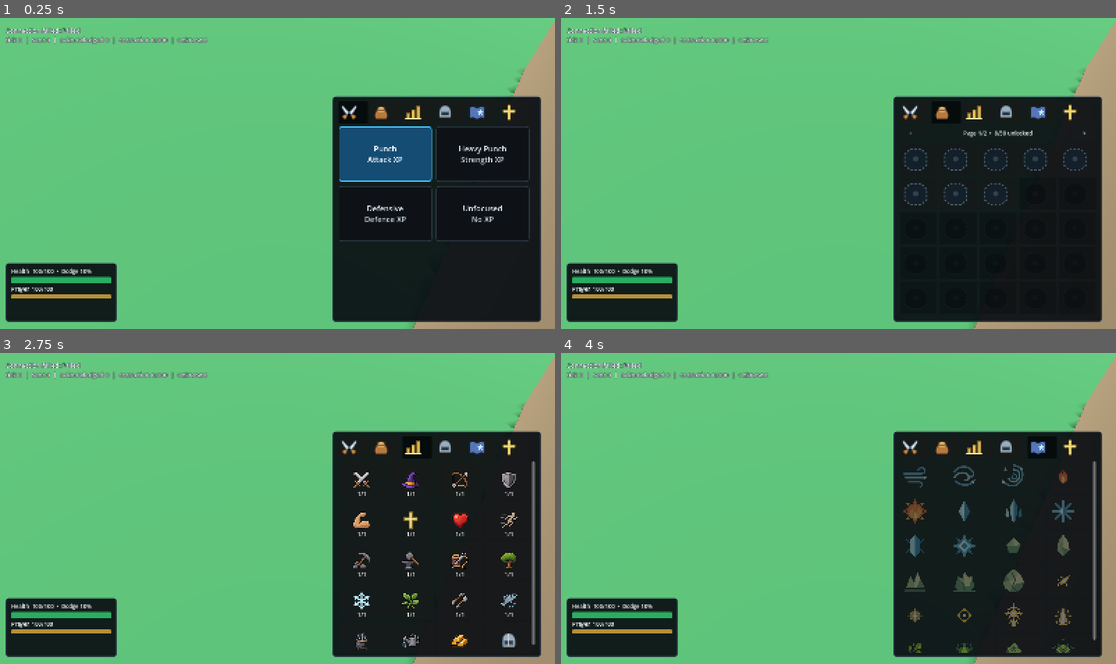
Above: before the commit, frames 1-4 (two rows, left to right).
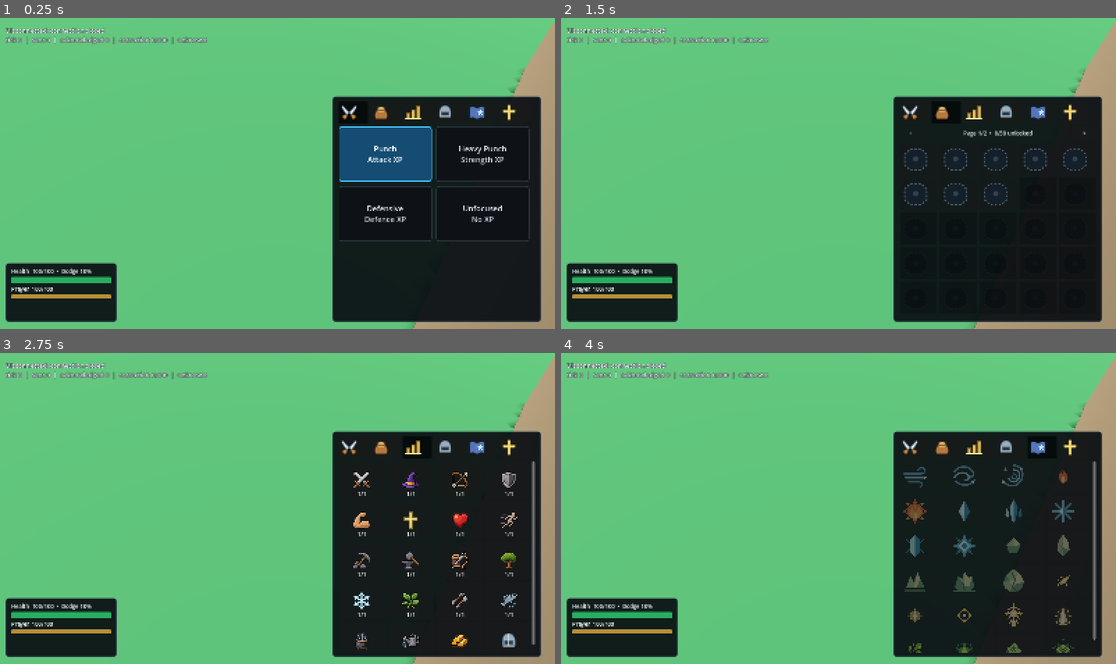
Above: after the commit, the same moments.

Repository: mywyau/arcana
Game: Godot game, scene res://scenes/main.tscn
Same seed, same stepped clock (60 frames per second), same inputs: the game is played once before the commit and once after it.
Inputs (mouse positions are in pixels of both pictures, inside the frame that each line leads up to):
- Up to frame 1 (0.25 s): no input
- Up to frame 2 (1.5 s): click (916, 111) at 0.5 s; click (943, 111) at 1.25 s
- Up to frame 3 (2.75 s): click (416, 446) at 2 s
- Up to frame 4 (4 s): click (1010, 446) at 2.75 s; click (1043, 446) at 3.5 s

The runs differ from the first frame. In frame 1, 0.2% of the frame differs, in the area x 1-19%, y 3-5%; in frame 2, 0.2%; in frame 3, 0.2%; in frame 4, 0.2%.

Commit message:
add fishing

Diff:
--- /dev/null
+++ b/client/assets/icons/items/raw_minnow.svg
@@ -0,0 +1,5 @@
+<svg xmlns="http://www.w3.org/2000/svg" width="64" height="64" viewBox="0 0 64 64">
+  <path d="M8 32c10-12 25-16 39-8l9-8-1 12 1 12-9-8c-14 8-29 4-39 0Z" fill="#77b9cf" stroke="#315b72" stroke-width="3" stroke-linejoin="round"/>
+  <path d="M25 23c-3 5-3 13 0 18M38 22c-3 6-3 14 0 20" fill="none" stroke="#bce8ef" stroke-width="3" stroke-linecap="round"/>
+  <circle cx="17" cy="29" r="2.5" fill="#172631"/>
+</svg>
--- /dev/null
+++ b/client/default_bus_layout.tres
@@ -0,0 +1,15 @@
+[gd_resource type="AudioBusLayout" format=3]
+
+[resource]
+bus/0/name = &"Master"
+bus/0/solo = false
+bus/0/mute = false
+bus/0/bypass_fx = false
+bus/0/volume_db = 0.0
+bus/0/send = &""
+bus/1/name = &"Music"
+bus/1/solo = false
+bus/1/mute = false
+bus/1/bypass_fx = false
+bus/1/volume_db = -8.0
+bus/1/send = &"Master"
--- /dev/null
+++ b/client/scenes/gathering_spot.tscn
@@ -0,0 +1,45 @@
+[gd_scene load_steps=5 format=3]
+
+[ext_resource type="Script" path="res://scripts/gathering_spot.gd" id="1_spot"]
+
+[sub_resource type="StandardMaterial3D" id="PondMaterial"]
+transparency = 1
+albedo_color = Color(0.16, 0.58, 0.78, 0.82)
+metallic = 0.15
+roughness = 0.18
+emission_enabled = true
+emission = Color(0.03, 0.2, 0.32, 1)
+emission_energy_multiplier = 0.65
+
+[sub_resource type="CylinderMesh" id="PondMesh"]
+material = SubResource("PondMaterial")
+top_radius = 1.45
+bottom_radius = 1.45
+height = 0.08
+radial_segments = 32
+
+[sub_resource type="CylinderShape3D" id="PondShape"]
+radius = 1.45
+height = 0.25
+
+[node name="GatheringSpot" type="Node3D"]
+script = ExtResource("1_spot")
+
+[node name="Pond" type="MeshInstance3D" parent="."]
+position = Vector3(0, 0.08, 0)
+mesh = SubResource("PondMesh")
+
+[node name="Body" type="StaticBody3D" parent="."]
+collision_layer = 32
+
+[node name="CollisionShape3D" type="CollisionShape3D" parent="Body"]
+position = Vector3(0, 0.12, 0)
+shape = SubResource("PondShape")
+
+[node name="Label" type="Label3D" parent="."]
+position = Vector3(0, 1.15, 0)
+text = "Fishing Spot"
+font_size = 32
+outline_size = 7
+billboard = 1
+no_depth_test = true
--- a/client/scenes/main.tscn
+++ b/client/scenes/main.tscn
@@ -5,6 +5,7 @@
 [ext_resource type="Script" uid="uid://t7lir1ekw8pp" path="res://scripts/guided_camera.gd" id="3_camera"]
 [ext_resource type="Script" uid="uid://tys80ciwbtbq" path="res://scripts/floor_visibility.gd" id="4_floor_visibility"]
 [ext_resource type="Script" path="res://scripts/prototype_terrain.gd" id="5_terrain"]
+[ext_resource type="Script" path="res://scripts/background_music.gd" id="6_music"]
 
 [sub_resource type="Environment" id="Environment_world"]
 background_mode = 1
@@ -141,6 +142,10 @@
 [node name="Main" type="Node3D" unique_id=92871911]
 script = ExtResource("1_main")
 
+[node name="BackgroundMusic" type="AudioStreamPlayer" parent="."]
+bus = &"Music"
+script = ExtResource("6_music")
+
 [node name="WorldEnvironment" type="WorldEnvironment" parent="." unique_id=2038963755]
 environment = SubResource("Environment_world")
 
@@ -224,6 +229,8 @@
 [node name="Targets" type="Node3D" parent="."]
 
 [node name="Drops" type="Node3D" parent="."]
+
+[node name="GatheringSpots" type="Node3D" parent="."]
 
 [node name="Players" type="Node3D" parent="." unique_id=459163009]
 
--- /dev/null
+++ b/client/scripts/background_music.gd
@@ -0,0 +1,25 @@
+class_name BackgroundMusic
+extends AudioStreamPlayer
+
+const TRACKS: Array[AudioStream] = [
+	preload("res://assets/icons/music/A_Life_Begins_Revised_Adventure_Godot.ogg"),
+	preload("res://assets/icons/music/First_Steps_in_Willowbrook_Godot.ogg"),
+	preload("res://assets/icons/music/Wanderers_Glade_Godot.ogg"),
+]
+
+var _track_index: int = -1
+
+
+func _ready() -> void:
+	finished.connect(_play_next_track)
+	_play_next_track()
+
+
+func _play_next_track() -> void:
+	if TRACKS.is_empty():
+		return
+	_track_index = (_track_index + 1) % TRACKS.size()
+	stream = TRACKS[_track_index]
+	if stream is AudioStreamOggVorbis:
+		(stream as AudioStreamOggVorbis).loop = false
+	play()
--- /dev/null
+++ b/client/scripts/gathering_spot.gd
@@ -0,0 +1,10 @@
+class_name GatheringSpot
+extends Node3D
+
+@onready var body: StaticBody3D = $Body
+@onready var label: Label3D = $Label
+
+
+func set_spot(id: String, display_name: String, skill: String) -> void:
+	body.set_meta(&"gathering_spot_id", id)
+	label.text = "%s\n%s" % [display_name, skill.capitalize()]
--- a/client/scripts/main.gd
+++ b/client/scripts/main.gd
@@ -3,6 +3,7 @@
 const PLAYER_SCENE: PackedScene = preload("res://scenes/player.tscn")
 const TARGET_SCENE: PackedScene = preload("res://scenes/target_dummy.tscn")
 const LOOT_SCENE: PackedScene = preload("res://scenes/loot_drop.tscn")
+const GATHERING_SCENE: PackedScene = preload("res://scenes/gathering_spot.tscn")
 const INVENTORY_SLOT_SCRIPT: Script = preload("res://scripts/inventory_slot.gd")
 const RAY_LENGTH: float = 1000.0
 const GROUND_COLLISION_MASK: int = 1
@@ -10,6 +11,7 @@
 const CONNECTOR_COLLISION_MASK: int = 4
 const TARGET_COLLISION_MASK: int = 8
 const LOOT_COLLISION_MASK: int = 16
+const GATHERING_COLLISION_MASK: int = 32
 const ALL_WORLD_COLLISION_MASK: int = 7
 const HUD_LAYOUT_PATH: String = "user://hud_layout.cfg"
 const HUD_MINIMUM_SCALE: float = 0.75
@@ -50,6 +52,7 @@
 	"Range": "range",
 	"Magic": "magic",
 	"Agility": "agility",
+	"Fishing": "fishing",
 }
 const ACTIVE_SKILL_NAMES: Dictionary = {
 	"attack": "Attack",
@@ -58,6 +61,7 @@
 	"range": "Range",
 	"magic": "Magic",
 	"agility": "Agility",
+	"fishing": "Fishing",
 }
 
 const SWORD_ICON: Texture2D = IconCatalog.SWORD
@@ -158,6 +162,7 @@
 @onready var players: Node3D = $Players
 @onready var targets: Node3D = $Targets
 @onready var drops: Node3D = $Drops
+@onready var gathering_spots: Node3D = $GatheringSpots
 @onready var status_label: Label = $UI/Margin/Status
 @onready var diagnostics_label: Label = $UI/DiagnosticsMargin/Diagnostics
 @onready var hud_edit_hint: Label = $UI/HudEditHint
@@ -263,6 +268,7 @@
 var _next_drop_sequence: int = 1
 var _next_inventory_move_sequence: int = 1
 var _next_consume_sequence: int = 1
+var _next_gather_sequence: int = 1
 var _last_action_sequence: int = 0
 var _last_action_result: String = "none"
 var _combat_target: String = ""
@@ -272,6 +278,12 @@
 var _last_consume_sequence: int = 0
 var _next_consume_pulse: int = 0
 var _queued_consume_item: String = ""
+var _last_gather_sequence: int = 0
+var _gathering_spot: String = ""
+var _gathering_result: String = ""
+var _next_gather_pulse: int = 0
+var _gathering_views: Dictionary = {}
+var _gathering_states: Dictionary = {}
 var _target_views: Dictionary = {}
 var _target_states: Dictionary = {}
 var _drop_views: Dictionary = {}
@@ -316,6 +328,7 @@
 	"range": {"experience": 0, "level": 1, "current": 0, "next": 100},
 	"magic": {"experience": 0, "level": 1, "current": 0, "next": 100},
 	"agility": {"experience": 0, "level": 1, "current": 0, "next": 100},
+	"fishing": {"experience": 0, "level": 1, "current": 0, "next": 100},
 }
 var _skill_tiles: Dictionary = {}
 var _combat_stats: Dictionary = {}
@@ -498,6 +511,18 @@
 			_request_engage_target(target_id, target_body.global_position)
 			return
 
+	var gathering_query := PhysicsRayQueryParameters3D.create(ray_origin, ray_end)
+	gathering_query.collision_mask = GATHERING_COLLISION_MASK
+	var gathering_result: Dictionary = get_world_3d().direct_space_state.intersect_ray(gathering_query)
+	if not gathering_result.is_empty():
+		var gathering_body := gathering_result.get("collider") as CollisionObject3D
+		if gathering_body != null and gathering_body.has_meta(&"gathering_spot_id"):
+			_request_gather(
+				str(gathering_body.get_meta(&"gathering_spot_id")),
+				gathering_body.global_position,
+			)
+			return
+
 	var loot_result: Dictionary = _top_loot_hit(ray_origin, ray_end)
 	if not loot_result.is_empty():
 		var loot_body := loot_result.get("collider") as CollisionObject3D
@@ -554,6 +579,18 @@
 			_request_disengage()
 		click_marker.visible = false
 		_play_target_click_feedback(drop_position)
+
+
+func _request_gather(spot_id: String, spot_position: Vector3) -> void:
+	if spot_id.is_empty() or _player_defeated:
+		return
+	if network.send_gather(_next_gather_sequence, spot_id):
+		_next_gather_sequence += 1
+		var local_view: PlayerView = _player_views.get(_local_player_id)
+		if local_view != null:
+			local_view.stop_prediction()
+		click_marker.visible = false
+		_play_target_click_feedback(spot_position)
 
 
 func _open_world_context_menu(screen_position: Vector2) -> void:
@@ -896,6 +933,7 @@
 	_action_pulse = int(snapshot.get("action_pulse", 0))
 	_sync_targets(snapshot.get("targets", []))
 	_sync_drops(snapshot.get("drops", []))
+	_sync_gathering_spots(snapshot.get("gathering_spots", []))
 	var player_payloads: Variant = snapshot.get("players", [])
 	if typeof(player_payloads) != TYPE_ARRAY:
 		return
@@ -942,6 +980,7 @@
 		var server_driven_path: bool = (
 			bool(player_data.get("auto_approaching", false))
 			or bool(player_data.get("auto_picking_up", false))
+			or not str(player_data.get("gathering_spot", "")).is_empty()
 		)
 		var correction: float = view.apply_authoritative_state(
 			position,
@@ -1013,6 +1052,26 @@
 			if _last_consume_sequence >= _next_consume_sequence - 1 and not _queued_consume_item.is_empty():
 				_queued_consume_item = ""
 				inventory_selection_changed = true
+			_last_gather_sequence = int(player_data.get("last_gather_sequence", 0))
+			_next_gather_sequence = maxi(_next_gather_sequence, _last_gather_sequence + 1)
+			_gathering_spot = str(player_data.get("gathering_spot", ""))
+			_next_gather_pulse = int(player_data.get("next_gather_pulse", 0))
+			var gathering_result_text: String = str(player_data.get("gathering_result", ""))
+			if gathering_result_text != _gathering_result:
+				var previous_gathering_result: String = _gathering_result
+				_gathering_result = gathering_result_text
+				match _gathering_result:
+					"":
+						if not previous_gathering_result.is_empty():
+							status_label.text = "Fishing stopped"
+					"approaching":
+						status_label.text = "Walking to the fishing spot…"
+					"fishing":
+						status_label.text = "Fishing…"
+					"caught_raw_minnow":
+						status_label.text = "Caught a Raw Minnow • Fishing continues…"
+					"inventory_full":
+						status_label.text = "Fishing stopped: inventory is full"
 			var equipped_weapon: String = str(player_data.get("equipped_weapon", "unarmed"))
 			if equipped_weapon != _equipped_weapon:
 				_equipped_weapon = equipped_weapon
@@ -1170,6 +1229,48 @@
 		_drop_states.erase(drop_id)
 
 
+func _sync_gathering_spots(spot_payloads: Variant) -> void:
+	if typeof(spot_payloads) != TYPE_ARRAY:
+		return
+	var active_ids: Dictionary = {}
+	for payload: Variant in spot_payloads:
+		if typeof(payload) != TYPE_DICTIONARY:
+			continue
+		var spot_data: Dictionary = payload
+		var spot_id: String = str(spot_data.get("id", ""))
+		var position_data: Variant = spot_data.get("position", {})
+		if spot_id.is_empty() or typeof(position_data) != TYPE_DICTIONARY:
+			continue
+		var view := _gathering_views.get(spot_id) as GatheringSpot
+		if view == null:
+			view = GATHERING_SCENE.instantiate() as GatheringSpot
+			view.name = "Gathering_%s" % spot_id
+			gathering_spots.add_child(view)
+			view.set_spot(
+				spot_id,
+				str(spot_data.get("name", spot_id.capitalize())),
+				str(spot_data.get("skill", "gathering")),
+			)
+			_gathering_views[spot_id] = view
+		var coordinates: Dictionary = position_data
+		view.position = Vector3(
+			float(coordinates.get("x", 0.0)),
+			float(coordinates.get("y", 0.0)),
+			float(coordinates.get("z", 0.0)),
+		)
+		_gathering_states[spot_id] = spot_data.duplicate(true)
+		active_ids[spot_id] = true
+
+	for spot_id: String in _gathering_views.keys():
+		if active_ids.has(spot_id):
+			continue
+		var departed := _gathering_views.get(spot_id) as GatheringSpot
+		if departed != null:
+			departed.queue_free()
+		_gathering_views.erase(spot_id)
+		_gathering_states.erase(spot_id)
+
+
 func _process_combat_events(snapshot: Dictionary) -> void:
 	var events_data: Variant = snapshot.get("combat_events", [])
 	if typeof(events_data) != TYPE_ARRAY:
@@ -1279,6 +1380,8 @@
 		_next_consume_sequence = _last_consume_sequence + 1
 		_queued_consume_item = ""
 		_update_inventory_hud()
+	if code == "gather_rejected":
+		_next_gather_sequence = _last_gather_sequence + 1
 	if code == "command_rejected":
 		var local_view: PlayerView = _player_views.get(_local_player_id)
 		if local_view != null:
@@ -1793,6 +1896,8 @@
 			training_description = "successful staff hits grant Magic XP"
 		"agility":
 			training_description = "Agility affects dodge chance • training is not active yet"
+		"fishing":
+			training_description = "successful catches grant Fishing XP"
 	if next_level_experience <= 0:
 		tile.tooltip_text = "%s • Level %d/%d • %d XP • Maximum level • %s" % [
 			skill_name, level, level, experience, training_description,
--- a/client/scripts/network_client.gd
+++ b/client/scripts/network_client.gd
@@ -181,6 +181,23 @@
 	var result: Error = _socket.send_text(JSON.stringify(message))
 	if result != OK:
 		status_changed.emit("Could not consume item: %s" % error_string(result))
+		return false
+	return true
+
+
+func send_gather(sequence: int, spot_id: String) -> bool:
+	if _socket.get_ready_state() != WebSocketPeer.STATE_OPEN:
+		status_changed.emit("Cannot gather while disconnected")
+		return false
+
+	var message: Dictionary = {
+		"type": "gather",
+		"sequence": sequence,
+		"spot_id": spot_id,
+	}
+	var result: Error = _socket.send_text(JSON.stringify(message))
+	if result != OK:
+		status_changed.emit("Could not start gathering: %s" % error_string(result))
 		return false
 	return true
 
--- a/client/scripts/ui/icon_catalog.gd
+++ b/client/scripts/ui/icon_catalog.gd
@@ -111,6 +111,7 @@
 	"air_rune": preload("res://assets/icons/spells/breeze.svg"),
 	"iron_arrow": preload("res://assets/icons/items/iron_arrow.svg"),
 	"cooked_minnow": preload("res://assets/icons/items/cooked_minnow.svg"),
+	"raw_minnow": preload("res://assets/icons/items/raw_minnow.svg"),
 	"training_shard": TRAINING_SHARD,
 	"training_helm": TRAINING_HELM,
 	"training_plate": TRAINING_PLATE,
Not shown, added: client/assets/icons/items/raw_minnow.svg.import
Not shown, added: client/assets/icons/music/A_Life_Begins_Revised_Adventure_Godot.ogg.import
Not shown, added: client/assets/icons/music/First_Steps_in_Willowbrook_Godot.ogg.import
Not shown, added: client/assets/icons/music/Wanderers_Glade_Godot.ogg.import
Not shown, added: client/scripts/background_music.gd.uid
Not shown, added: client/scripts/gathering_spot.gd.uid
Not shown, changed: server/internal/navigation/layered_test.go
Not shown, changed: server/internal/protocol/message.go
Not shown, changed: server/internal/protocol/message_test.go
Not shown, changed: server/internal/simulation/combat.go
Not shown, added: server/internal/simulation/gathering.go
Not shown, added: server/internal/simulation/gathering_test.go
(and 6 more such lines)
